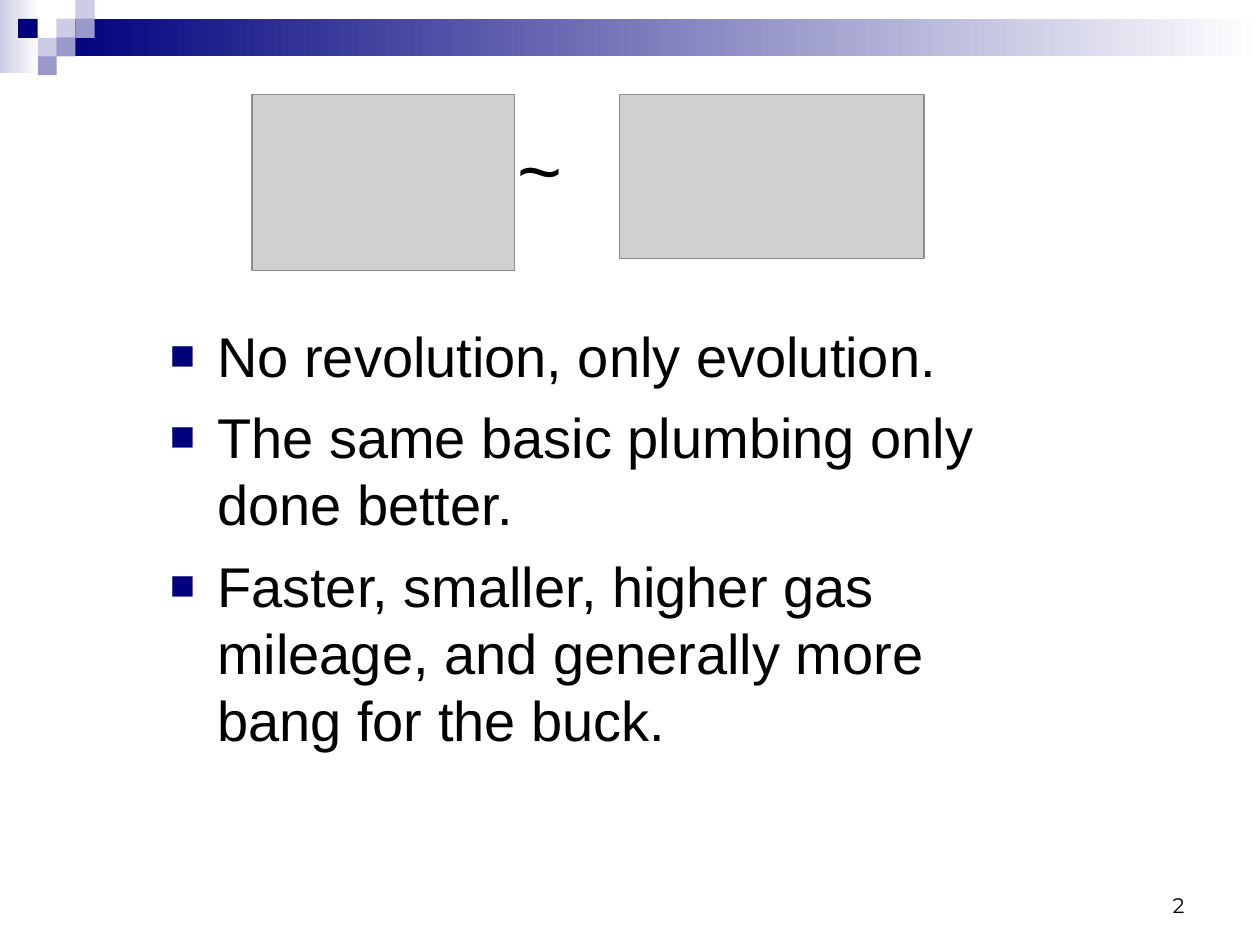
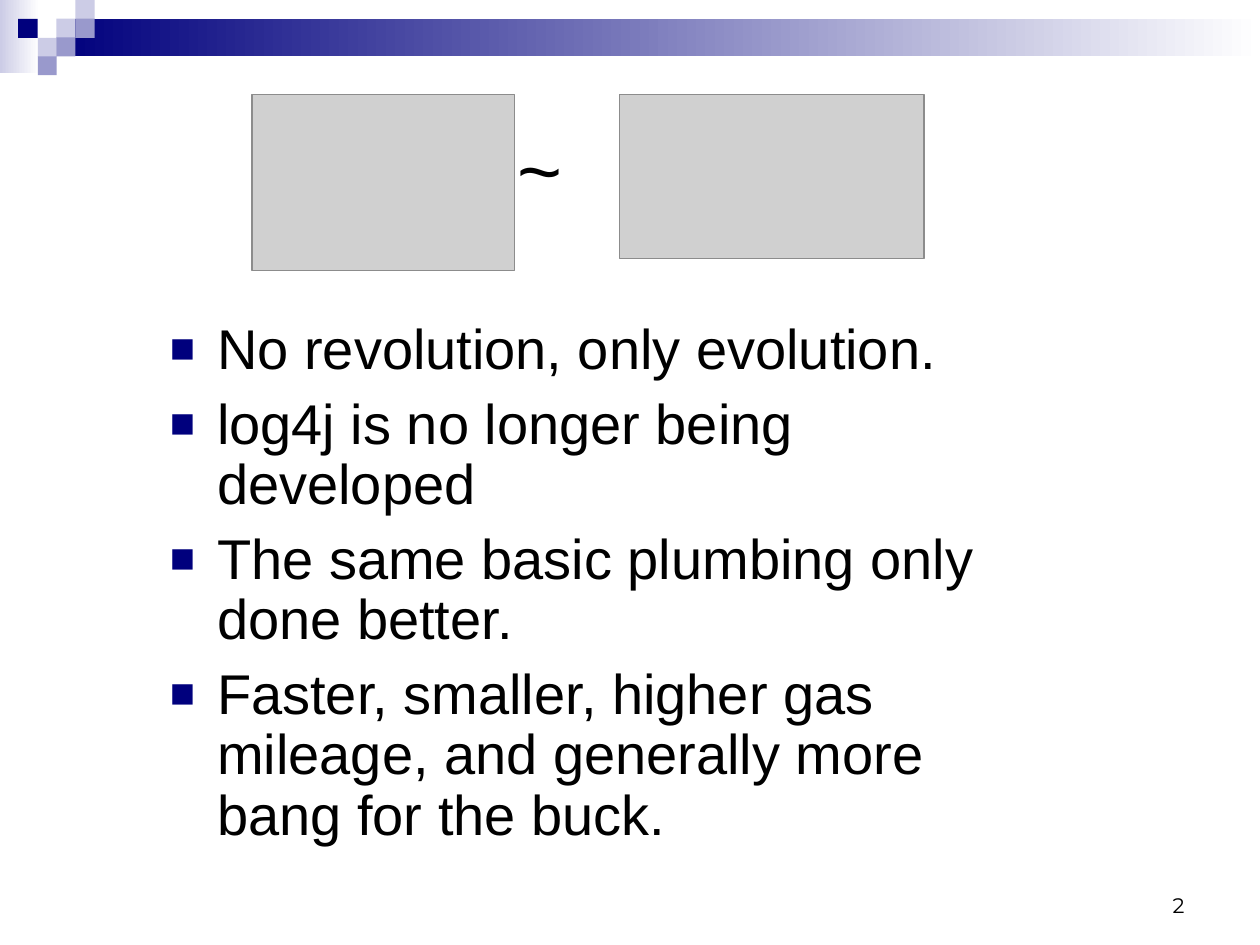
Before and after one commit to qos-ch/logback, a slide deck: slide 2 of logback-site/src/site/resources/logback.ppt. Drawn at 1260x945 pixels with LibreOffice and Linux fonts; fonts in the diff are those of the drawing; grey boxes stand for pictures. Boxes give left, top, right and bottom in pixels: in the first picture for what was removed or moved away, otherwise in the second. Text is boxed around its words. In the diff, an @@ line names an element or a change of style, - is before the commit and + after.

```diff
--- a/logback-site/src/site/resources/logback.ppt
+++ b/logback-site/src/site/resources/logback.ppt
@@ text at (217,328,973,846): line spacing 1 to 0.9 @@
@@ text at (217,403,793,515): paragraph added @@
+■ log4j is no longer being developed
```
Also in this commit, not shown: 3 other slides changed, 2 slides added.
